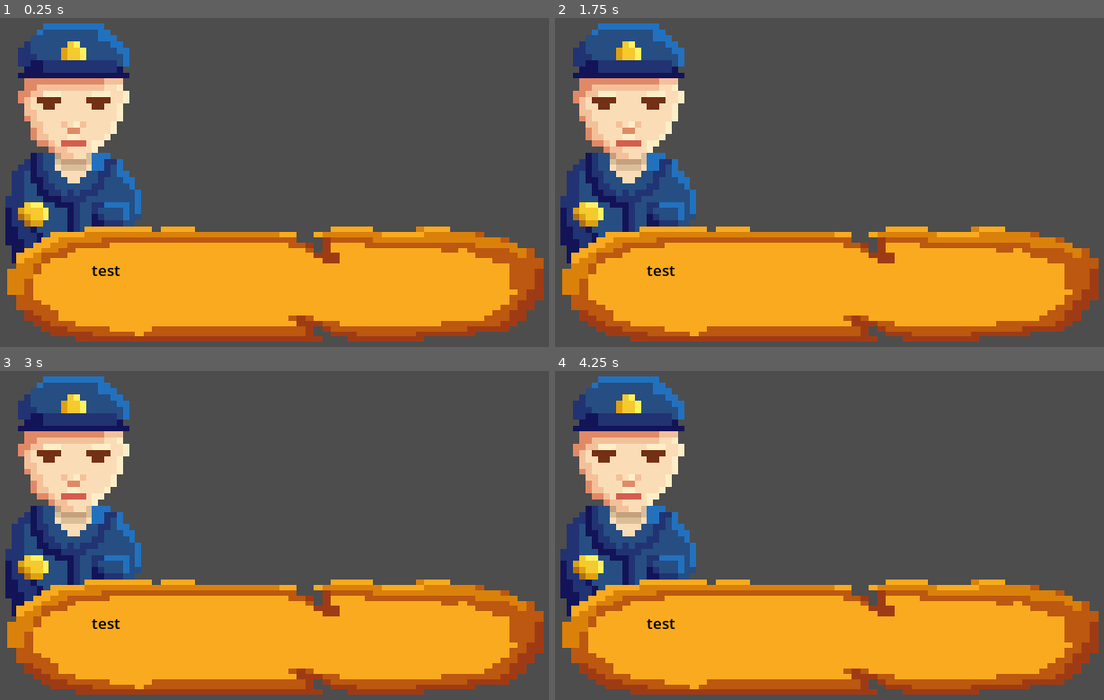
Above: before the commit, frames 1-4 (two rows, left to right).
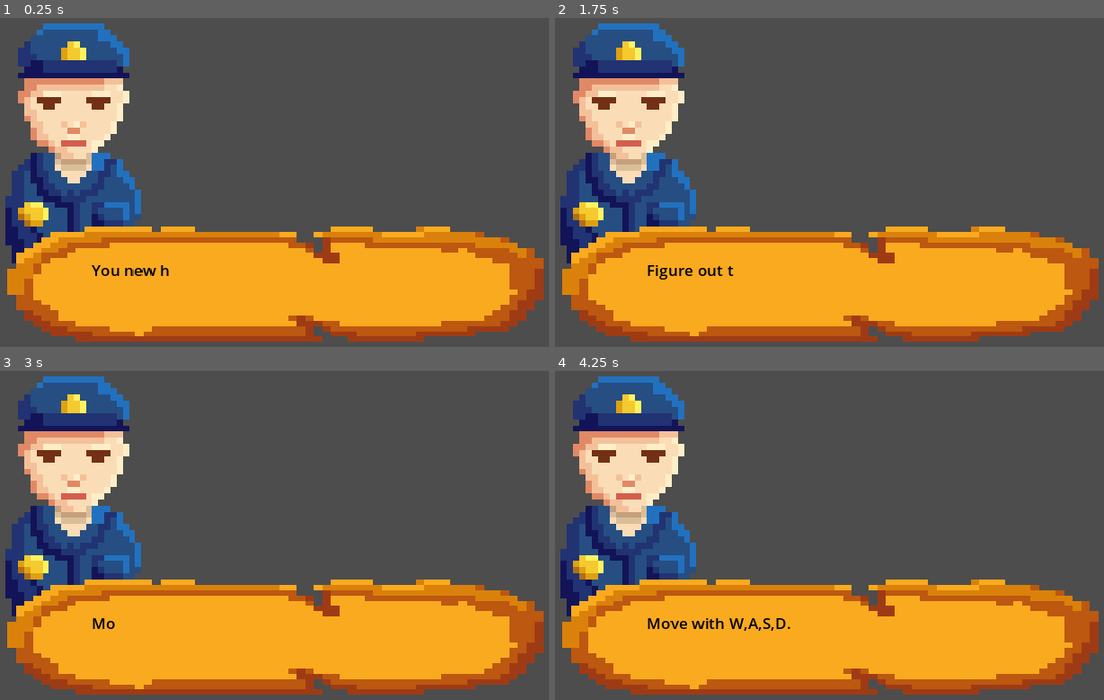
Above: after the commit, the same moments.

Repository: maxkompch/Fishing4Future
Game: Godot game, scene res://12. Tutorial/Scenes/walking.tscn
The game is run twice, just before and just after one commit, with the same random seed, the same clock (stepped at 60 frames per second) and the same inputs. The project has no main scene, so this scene is started directly.
Inputs:
- Up to frame 1 (0.25 s): no input
- Up to frame 2 (1.75 s): hold D (right) 0.53-1.28 s; hold E (action) 0.53-1.28 s; tap Enter at 1.25 s; hold S (down) from 1.28 s (still down); tap E (action) at 1.35 s
- Up to frame 3 (3 s): release S (down) at 2.03 s; hold D (right) 2.03-2.78 s; hold E (action) 2.03-2.78 s; tap Space at 2.75 s; hold W (up) from 2.78 s (still down); tap E (action) at 2.85 s
- Up to frame 4 (4.25 s): release W (up) at 3.53 s; hold A (left) from 3.53 s (still down); hold E (action) from 3.53 s (still down)

The runs differ from the first frame. In frame 1, 0.2% of the frame differs, in the area x 16-31%, y 75-79%; in frame 2, 0.3%; in frame 3, 0.1%; in frame 4, 0.4%, in the area x 16-43%, y 75-79%.
Error before the commit: Invalid assignment of property or key 'text' with value of type 'String' on a base object of type 'null instance'. (res://12.)

Commit message:
Fixing Text Scrolls

Diff:
--- a/12. Tutorial/Scenes/walking.gd
+++ b/12. Tutorial/Scenes/walking.gd
@@ -3,7 +3,6 @@
 var Dialog_text = ["You new here?",
 			"Move with W,A,S,D.",
 			"Figure out the rest.",
-			"the speed can be set with ther Timer"
 			 ]
 var Anzahl_an_Dialog_text
 var DialogPlatz = 0
@@ -19,7 +18,7 @@
 
 # Called every frame. 'delta' is the elapsed time since the previous frame.
 func _process(delta):
-	if Input.is_action_pressed("action"):
+	if Input.is_action_just_released("action"):
 		wordCount = 0
 		Text.visible_characters = wordCount
 		DialogPlatz += 1
--- a/12. Tutorial/Scenes/walking.tscn
+++ b/12. Tutorial/Scenes/walking.tscn
@@ -23,12 +23,12 @@
 scale = Vector2(3.4082, 2.09375)
 texture = ExtResource("3_nq6sd")
 
-[node name="RichLabelText" type="RichTextLabel" parent="."]
+[node name="RichTextLabel" type="RichTextLabel" parent="."]
 modulate = Color(0, 0, 0, 1)
 layout_mode = 0
 offset_left = 259.0
 offset_top = 498.0
-offset_right = 469.0
+offset_right = 905.0
 offset_bottom = 580.0
 theme_override_font_sizes/bold_italics_font_size = 25
 theme_override_font_sizes/italics_font_size = 25
@@ -38,7 +38,7 @@
 text = "test"
 
 [node name="Timer" type="Timer" parent="."]
-wait_time = 0.3
+wait_time = 0.025
 autostart = true
 
 [connection signal="timeout" from="Timer" to="." method="_on_timer_timeout"]
